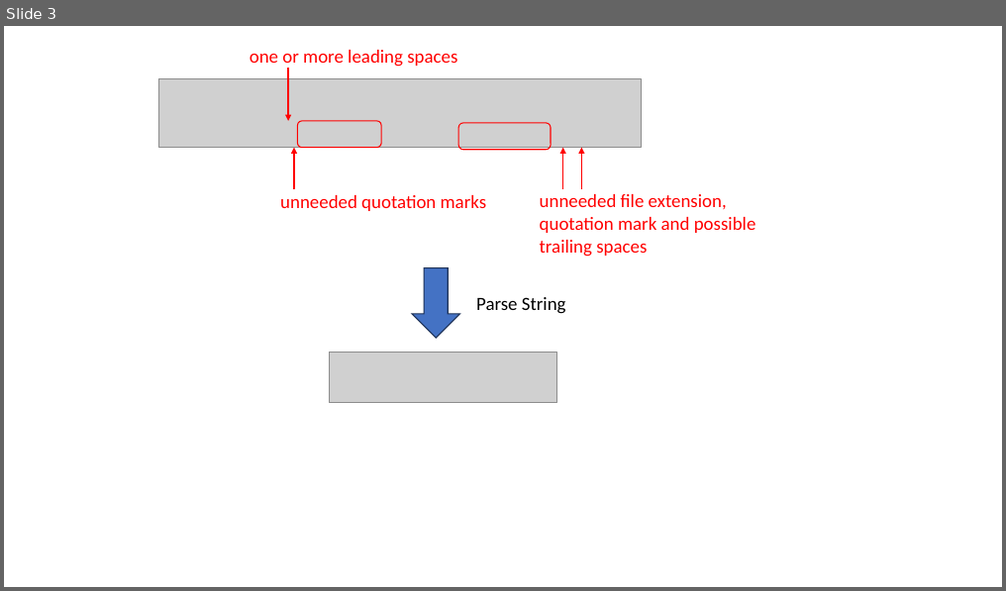
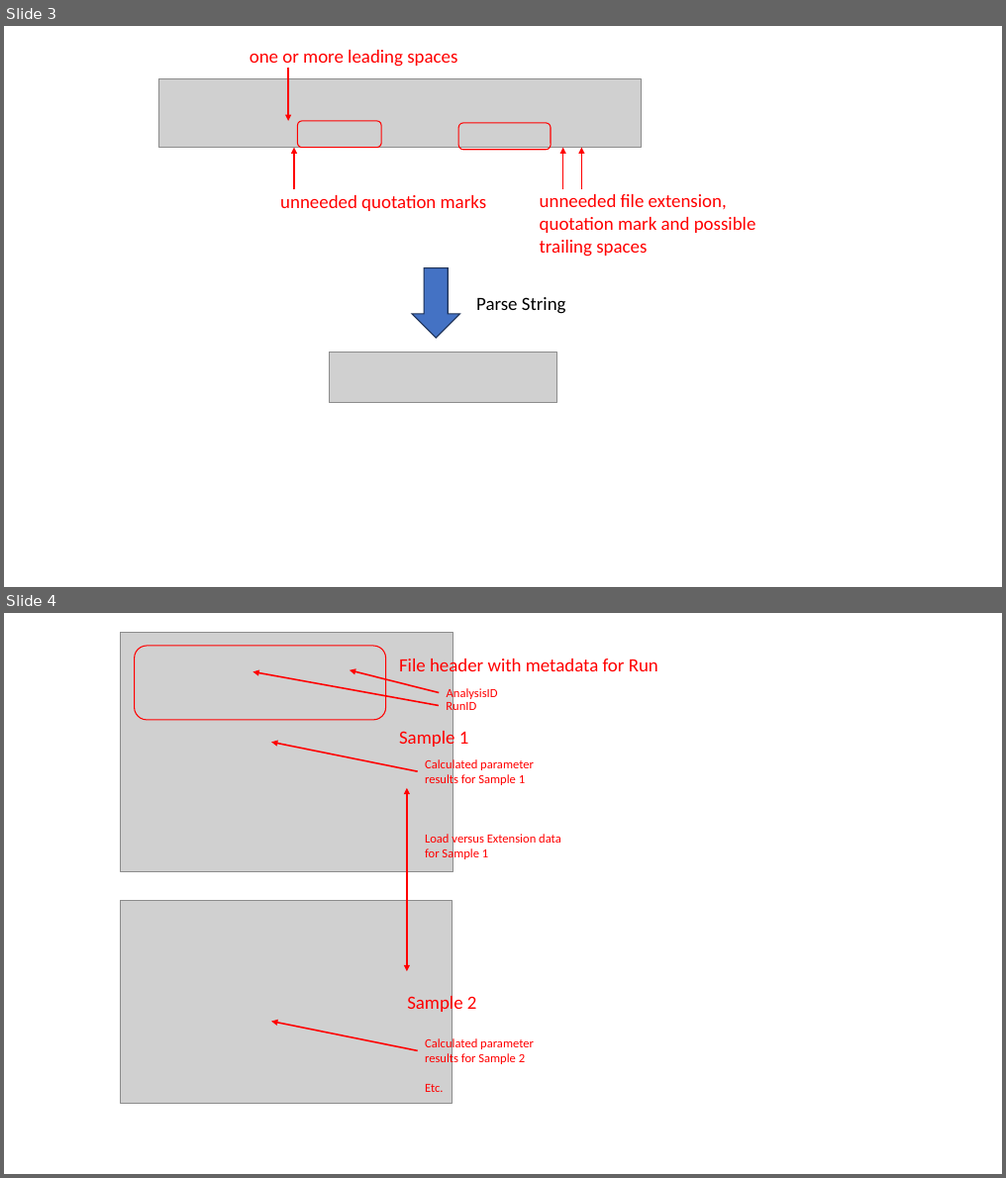
Before and after one commit to jlandgre/Data_Techniques_Training, a slide deck: Images/annotated_images.pptx. Shown one above the other, each under a label of ours: slide 3 before the commit, slides 3 and 4 after it. The pictures are 1006x591 and 1006x1178 pixels, drawn with LibreOffice and Linux fonts; fonts in the diff are those of the drawing; grey boxes stand for pictures. Boxes give left, top, right and bottom in pixels: in the first picture for what was removed or moved away, otherwise in the second. Text is boxed around its words. In the diff, an @@ line names an element or a change of style, - is before the commit and + after.

```diff
--- a/Images/annotated_images.pptx
+++ b/Images/annotated_images.pptx
@@ slide 4 added at <box>4,613,1002,1174</box>, background #FFFFFF @@
@@ picture added at <box>120,633,453,871</box> @@
@@ rounded rectangle added at <box>135,646,386,720</box>, outline #FF0000 1 pt @@
@@ arrow added from (439, 693) to (350, 669), #FF0000 1.5 pt @@
@@ text added at <box>399,657,658,677</box>, 18 pt, text #FF0000 @@
+File header with metadata for Run
@@ arrow added from (439, 706) to (253, 672), #FF0000 1.5 pt @@
@@ text added at <box>446,699,476,713</box>, 12 pt, text #FF0000 @@
+RunID
@@ text added at <box>447,686,498,700</box>, 12 pt, text #FF0000 @@
+AnalysisID
@@ text added at <box>399,729,469,750</box>, 18 pt, text #FF0000 @@
+Sample 1
@@ arrow added from (417, 771) to (271, 742), #FF0000 1.5 pt @@
@@ text added at <box>425,758,534,787</box>, 12 pt, text #FF0000 @@
+Calculated parameter results for Sample 1
@@ double arrow added from (407, 971) to (407, 788), #FF0000 1.5 pt @@
@@ text added at <box>425,833,561,861</box>, 12 pt, text #FF0000 @@
+Load versus Extension data for Sample 1
@@ picture added at <box>120,900,451,1103</box> @@
@@ text added at <box>407,993,477,1014</box>, 18 pt, text #FF0000 @@
+Sample 2
@@ arrow added from (417, 1051) to (271, 1022), #FF0000 1.5 pt @@
@@ text added at <box>425,1038,534,1066</box>, 12 pt, text #FF0000 @@
+Calculated parameter results for Sample 2
@@ text added at <box>425,1084,444,1092</box>, 12 pt, text #FF0000 @@
+Etc.
```
Also in this commit, not shown: 1 slide changed, 6 other files.
